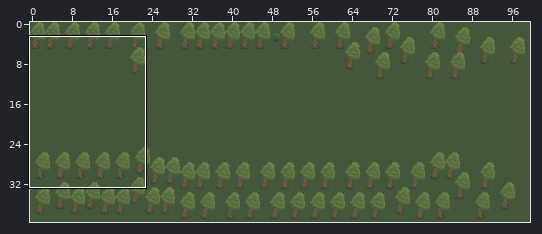
Level history. Tiled map: assets/zombie_woods.tmx. Above: a wide view before the commit, with the close-up outlined.
Close-up. Old version:
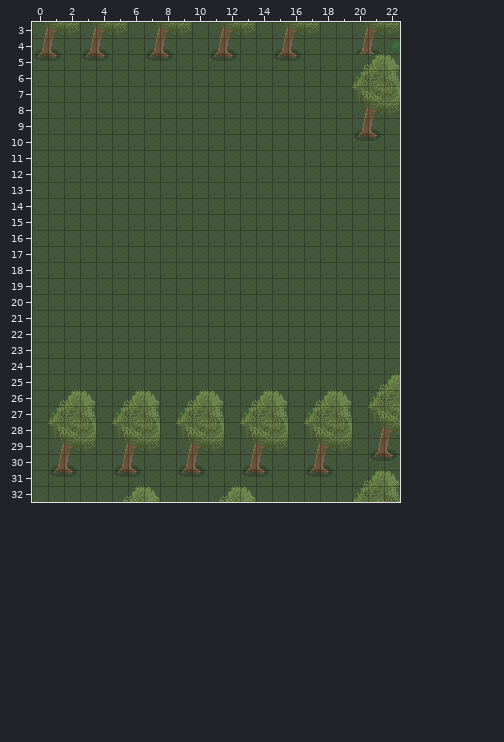
Cells are 16x16 px. Shown: x 0..22, y 3..32. The commit also changed other parts of the map, which this record leaves out.
After:
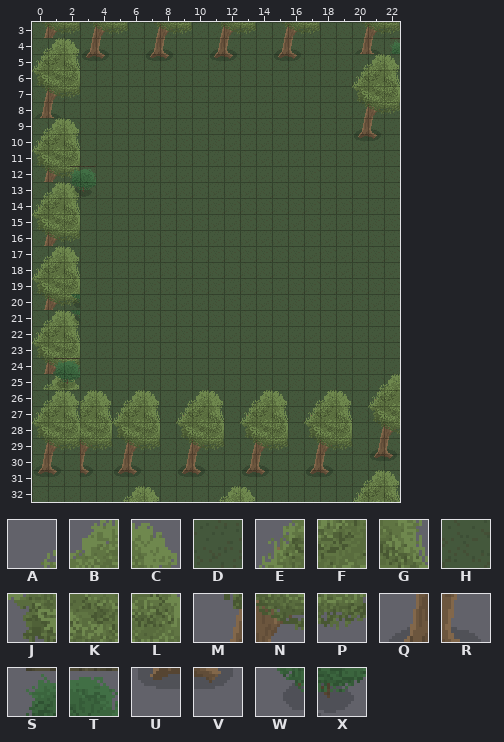
Key: from "zombies": A 0, B 1, C 2, D 4, E 5, F 6, G 7, H 9, J 10, K 11, L 12, M 15, N 16, P 17, Q 20, R 21, S 23, T 24, U 25, V 26, W 28, X 29.
_ is an empty cell.
Tiles of an added or newly shown layer are drawn over the layers below it.
Change:
{"where": "layer \"trees\""}
{"y":4,"x":0,"old":"QR_","new":"ABC"}
{"y":5,"x":0,"old":"UV_","new":"EFG"}
{"y":6,"x":0,"old":"DDD","new":"JKL"}
{"y":7,"x":0,"old":"HDD","new":"MNP"}
{"y":8,"x":0,"old":"HD","new":"QR"}
{"y":9,"x":0,"old":"DDH","new":"ABC"}
{"y":10,"x":0,"old":"HHH","new":"EFG"}
{"y":11,"x":0,"old":"_H_","new":"JKL"}
{"y":12,"x":0,"old":"_DD","new":"MNP"}
{"y":13,"x":0,"old":"DDH","new":"ABC"}
{"y":14,"x":0,"old":"DDD","new":"EFG"}
{"y":15,"x":0,"old":"DHH","new":"JKL"}
{"y":16,"x":0,"old":"HHD","new":"MNP"}
{"y":17,"x":0,"old":"DDD","new":"ABC"}
{"y":18,"x":0,"old":"DHD","new":"EFG"}
{"y":19,"x":0,"old":"HDD","new":"JKL"}
{"y":20,"x":0,"old":"DHH","new":"MNP"}
{"y":21,"x":0,"old":"HHH","new":"ABC"}
{"y":22,"x":0,"old":"HH_","new":"EFG"}
{"y":23,"x":0,"old":"H__","new":"JKL"}
{"y":24,"x":0,"old":"___","new":"MNP"}
{"y":25,"x":0,"old":"___","new":"ABC"}
{"y":26,"x":0,"old":"_ABC_","new":"ABCBC"}
{"y":27,"x":0,"old":"_EFG_","new":"EFGFG"}
{"y":28,"x":0,"old":"_JKL_","new":"JKLKL"}
{"y":29,"x":0,"old":"_MNP_","new":"MNPNP"}
{"y":30,"x":0,"old":"_QR_","new":"QR_R"}
{"y":31,"x":0,"old":"_UV_","new":"UV_V"}
{"where": "layer \"bushes\" (added)"}
{"y":12,"x":2,"old":"__","new":"ST"}
{"y":13,"x":2,"old":"__","new":"WX"}
{"y":20,"x":2,"old":"_","new":"W"}
{"y":21,"x":2,"old":"_","new":"W"}
{"y":24,"x":1,"old":"__","new":"ST"}
{"y":25,"x":1,"old":"__","new":"WX"}
{"label":"changed","picture_box":[32,38,112,477]}
